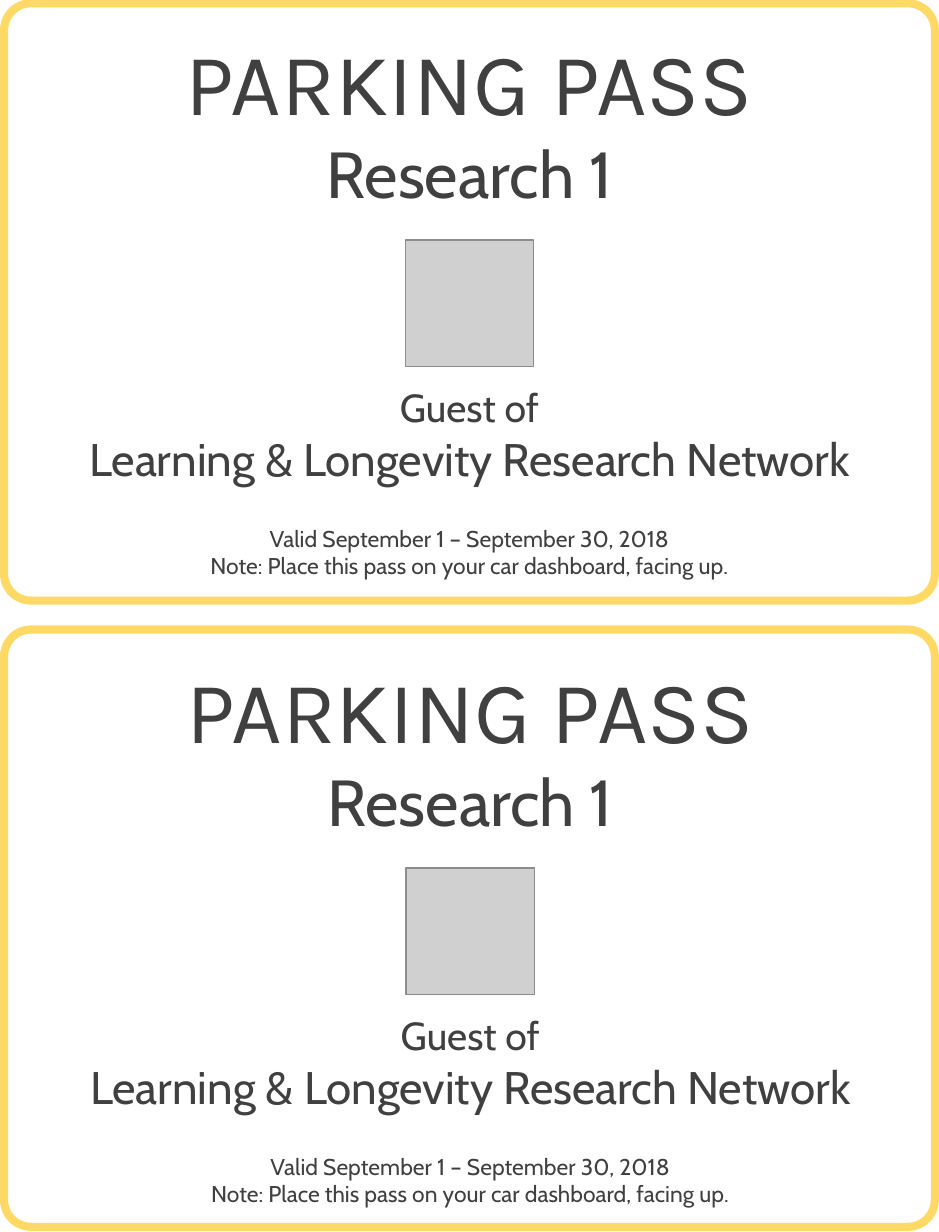
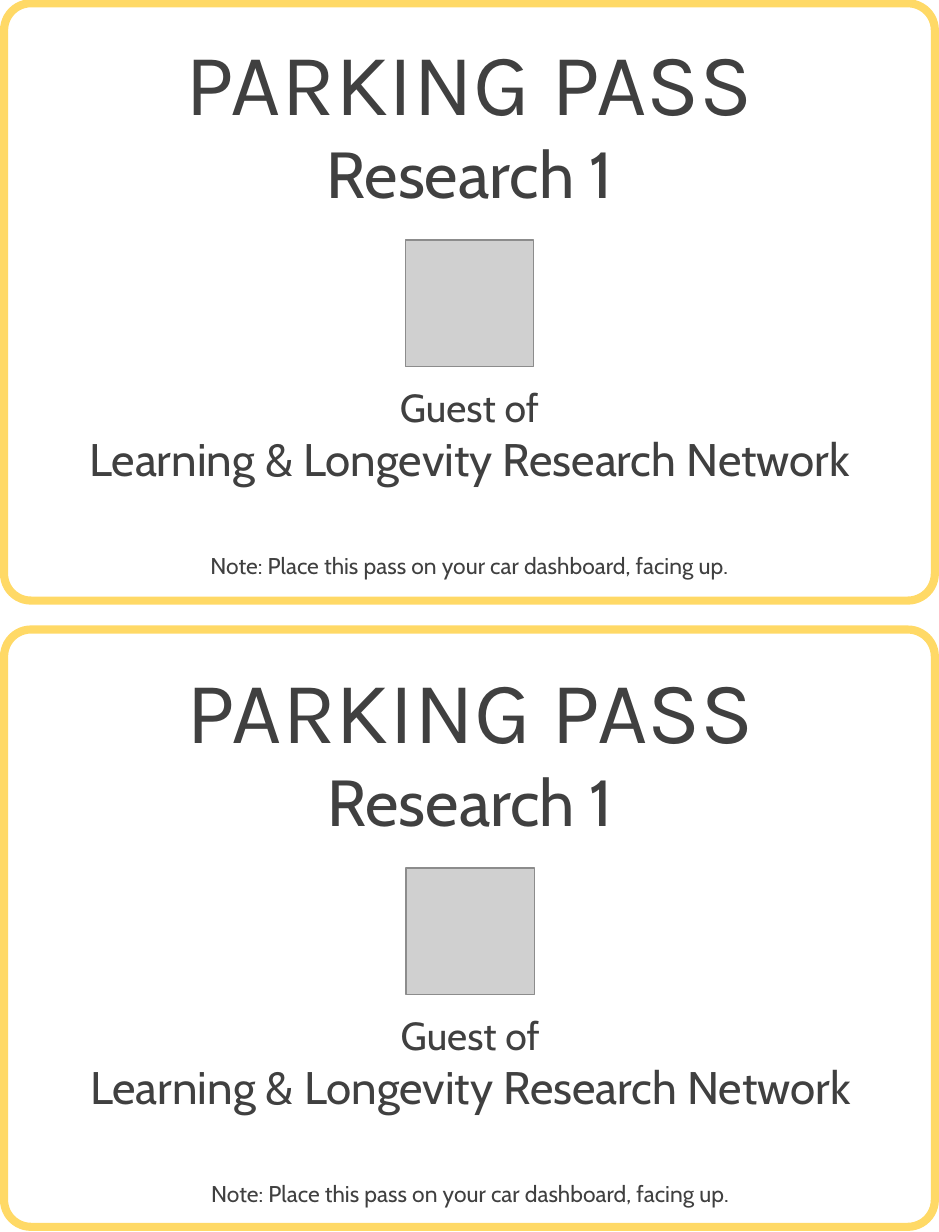
Before and after one commit to llrn/protocol, a slide deck: slide 1 of parking-pass.pptx. Drawn at 939x1232 pixels with LibreOffice and Linux fonts; fonts in the diff are those of the drawing; grey boxes stand for pictures. Boxes give left, top, right and bottom in pixels: in the first picture for what was removed or moved away, otherwise in the second. Text is boxed around its words. In the diff, an @@ line names an element or a change of style, - is before the commit and + after.

```diff
--- a/parking-pass.pptx
+++ b/parking-pass.pptx
@@ text at bbox=[270, 530, 669, 553]: paragraph removed @@
-Valid September 1 – September 30, 2018
@@ text at bbox=[270, 1158, 669, 1181]: paragraph removed @@
-Valid September 1 – September 30, 2018
```
Also in this commit, not shown: 1 other file.
